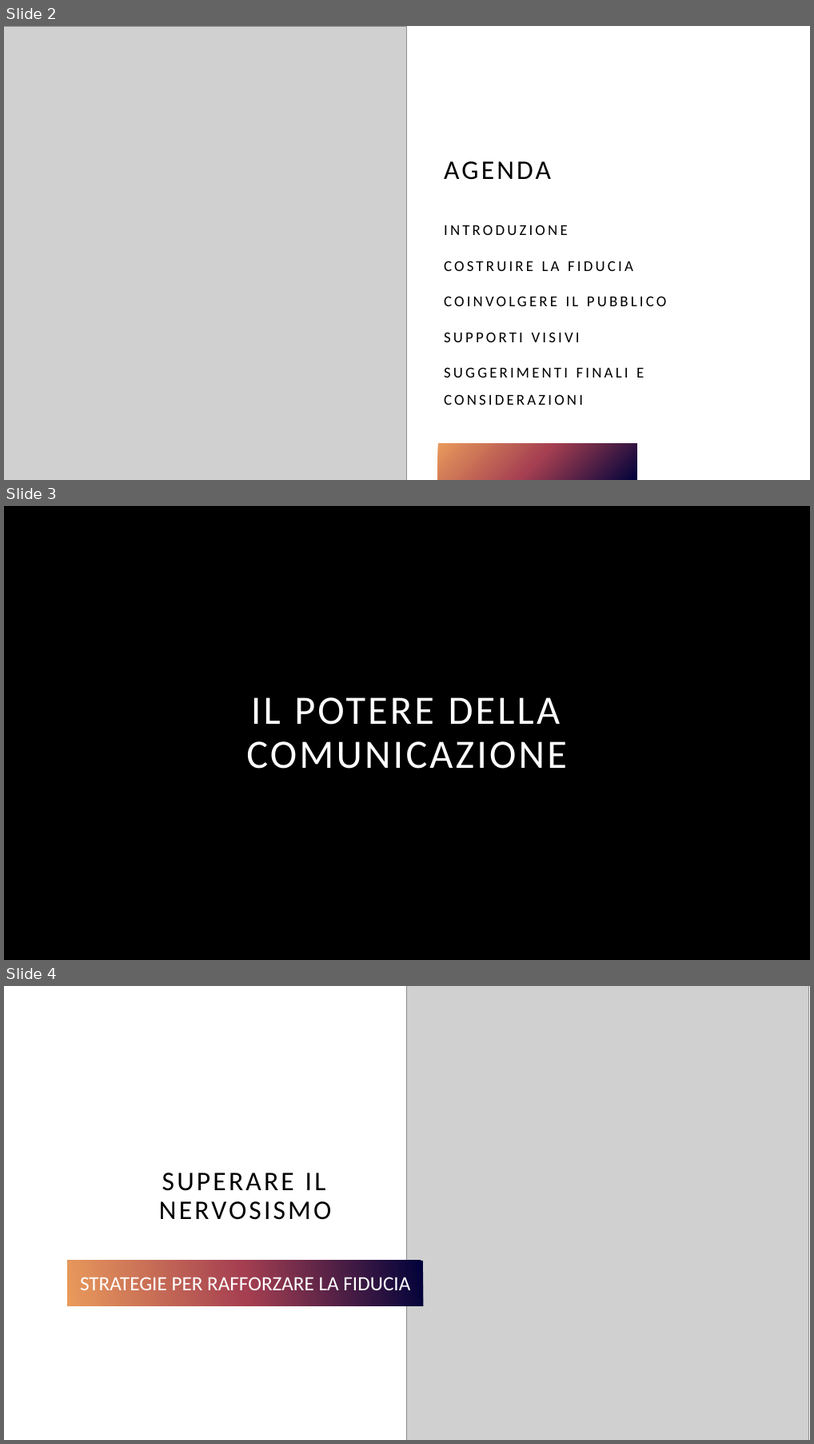
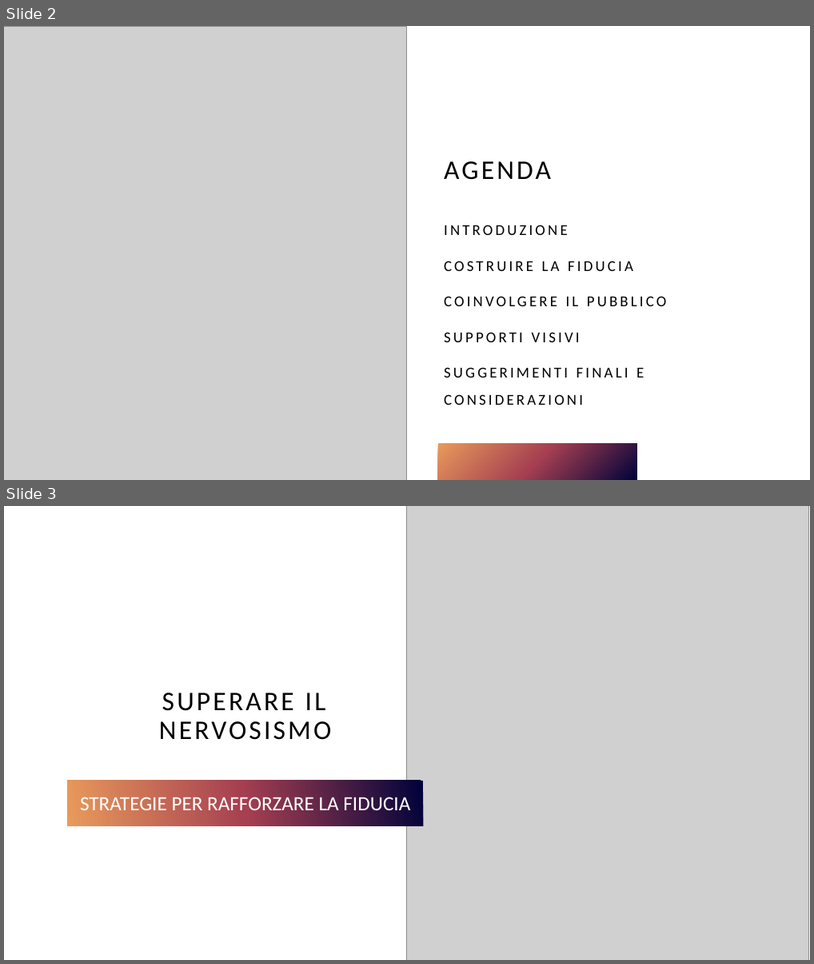
Before and after one commit to saratrabby/ComputerGraphicsProject, a slide deck: PresentazioneProgettoIG.pptx. Shown one above the other, each under a label of ours: slides 2, 3 and 4 before the commit, slides 2 and 3 after it. The pictures are 814x1444 and 814x964 pixels, drawn with LibreOffice and Linux fonts; fonts in the diff are those of the drawing; grey boxes stand for pictures; background and template pictures are left out. Boxes give left, top, right and bottom in pixels: in the first picture for what was removed or moved away, otherwise in the second. Text is boxed around its words. In the diff, an @@ line names an element or a change of style, - is before the commit and + after.

```diff
--- a/PresentazioneProgettoIG.pptx
+++ b/PresentazioneProgettoIG.pptx
@@ slide 3 removed at bbox=[4, 506, 810, 960], background picture (left out) @@
@@ title removed at bbox=[246, 697, 567, 768] @@
-IL POTERE DELLA COMUNICAZIONE
@@ what was slide 4 is now slide 3 @@
```
Also in this commit, not shown: 1 slide changed, 9 slides added, 3 other files.
